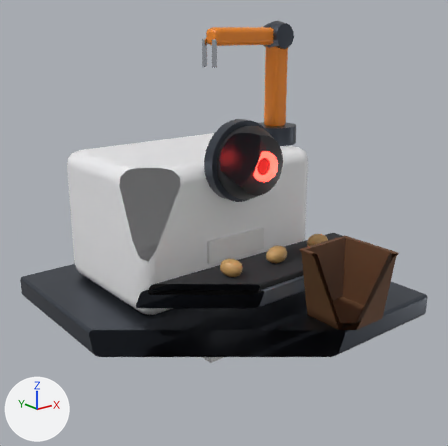
One commit to the FBX model art/export/fbx/AiSorter.fbx: the scene before it, then after it.
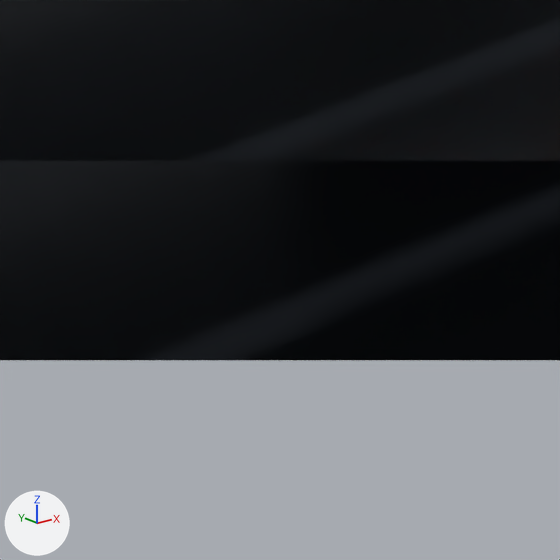
There are two pictures of each version: one whole from a 50 mm camera at (-4.84, -6.21, 3.65) aimed at (-0.04, -0.2, 1.24), one close up on the part from 51% to 68% of the width and 69% to 86% of the height. Lighting does not change. The marker at lower left points along +X, +Y and +Z. The last two pictures show the newer version. The close-ups show mesh edges as thin lines. Everything nearer to the camera than a plane just in front of the edit is cut away. Where no turn or scale is listed for an object, it has been applied to the vertices.

Objects in the first close-up: 'Body__MetalDark.037' and 1 more.
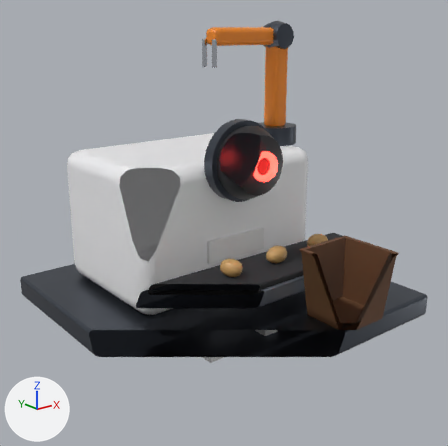
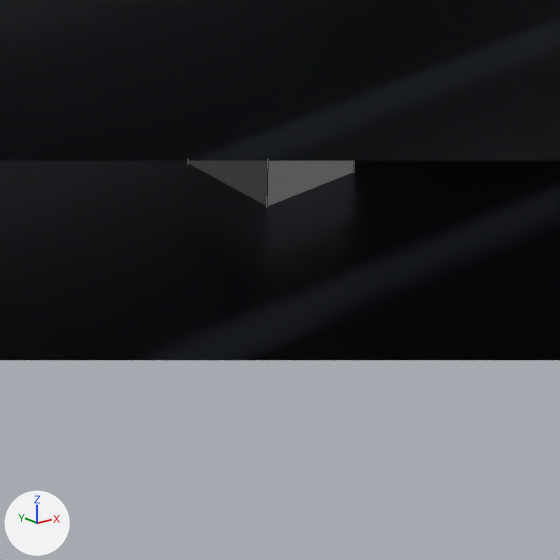
The change, as a diff of the scene's bpy script:
```diff
--- a/art/export/fbx/AiSorter.fbx.py
+++ b/art/export/fbx/AiSorter.fbx.py
@@ me_origin__axisz @@
+me_origin__axisz.from_pydata(...)  # a box spanning x -0.1..0.1, y -0.1..0.1, z -0.1..0.1
@@ ob_origin__axisz @@
+ob_origin__axisz = bpy.data.objects.new('Origin__AxisZ', me_origin__axisz)
+ob_origin__axisz.location = (0.0, -1.0, 0.0)
```

Boxes (x1, y1, x2, y2) around the edits, measured in the close-ups (560 x 560 px):
'Origin__AxisZ', added
    after: (188, 161, 354, 206)
